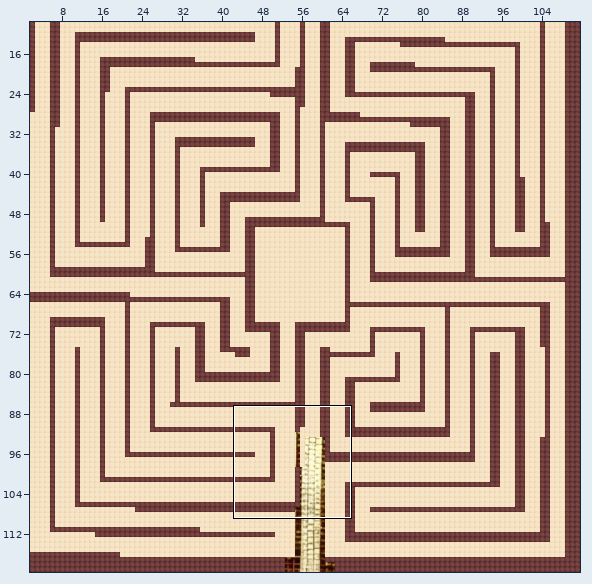
Tiled map (JSON): map.tmj. Above, an overview of the earlier version with the close-up marked.
Close-up. As it was:
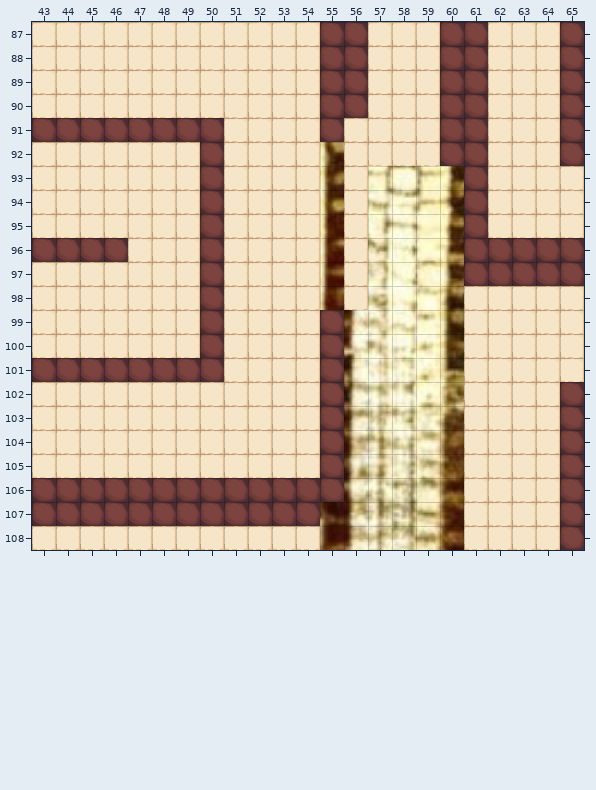
Cells are 32x32 px. Shown: x 43..65, y 87..108.
And afterwards:
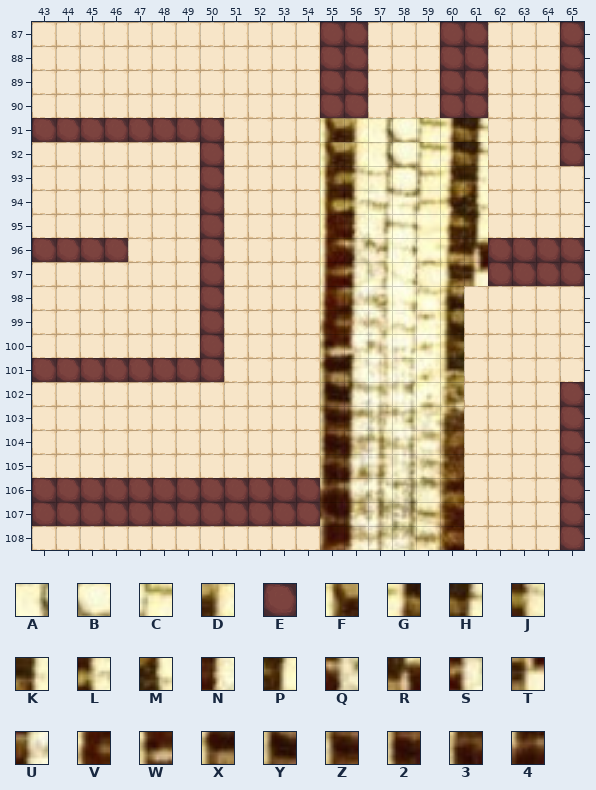
Key: from "Chunk 1": A 4, B 5, C 6, D 7, E 106, F 107, G 112, H 113, J 115, K 117, L 119, M 121, N 123, P 125, Q 127, R 129, S 131, T 133, U 135, V 137, W 139, X 141, Y 143, Z 145, 2 147, 3 149, 4 151.
_ is an empty cell, . an unchanged one.
The exact change:
--- layer "floor detail"
@@ x 56..59 @@
- 91 .___
- 92 ____
+ 91 .ABC
+ 92 DABC
--- layer "wall attempt"
@@ x 55..61 @@
- 91 E_...EE
- 92 .....EE
- 93 ._....E
- 94 ._....E
- 95 ._....E
- 96 ._....E
- 97 ._....E
- 98 ._.....
- 99 E......
-100 E......
-101 E......
-102 E......
-103 E......
-104 E......
-105 E......
-106 E......
+ 91 FD...GH
+ 92 .....GH
+ 93 .J....K
+ 94 .L....M
+ 95 .N....P
+ 96 .Q....R
+ 97 .S....T
+ 98 .U.....
+ 99 V......
+100 W......
+101 X......
+102 Y......
+103 Z......
+104 2......
+105 3......
+106 4......
Changed places in both close-ups, as pixel boxes (x1, y1, x2, y2):
changed: (320, 118, 488, 502)
